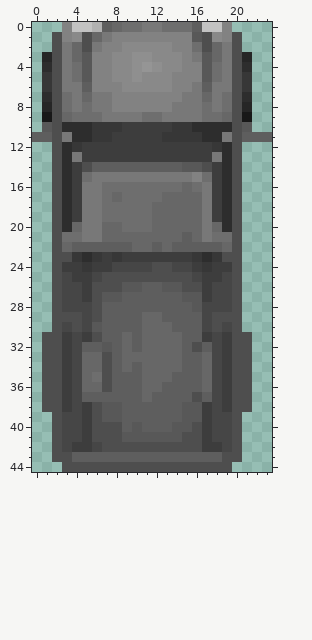
One commit to this pixel-art sprite: Racers Plus/sprites/spr_truck/a06054f5-af74-49b0-911a-7d9f4e9e17b9.png. The picture above was drawn from the file before the commit.
The file is 24x45 pixels. Colours within 5 levels of each other are drawn and written as one.
Now the later version:
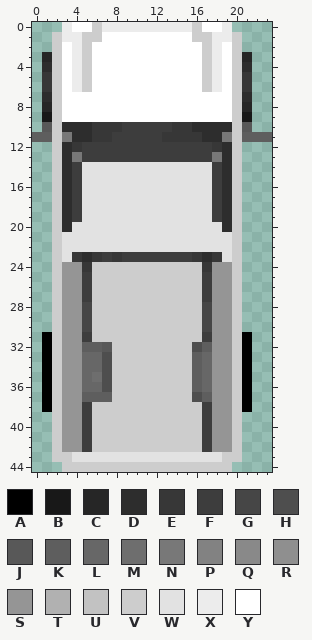
Palette (. is transparent): A #000000  B #181818  C #262626  D #2d2d2d  E #373737  F #3d3d3d  G #464646  H #4e4e4e  J #585858  K #5e5e5e  L #676767  M #6e6e6e  N #787878  P #828282  Q #898989  R #8f8f8f  S #959595  T #b1b1b1  U #c2c2c2  V #cdcdcd  W #e2e2e2  X #ececec  Y #ffffff
Difference:
Changed rows in their new state; - is an unchanged pixel.
first column x 1:
 0 --XYYVXXXXXXXXXVYYX--
 1 -VXXVVYYYYYYYYYVVXXV-
 2 -VYXVYYYYYYYYYYYVXYV-
 3 -VYXVYYYYYYYYYYYVXYV-
 4 -VYXVYYYYYYYYYYYVXYV-
 5 -VYXVYYYYYYYYYYYVXYV-
 6 -VYXVYYYYYYYYYYYVXYV-
 7 -VYYYYYYYYYYYYYYYYYV-
 8 -VYYYYYYYYYYYYYYYYYV-
 9 -VYYYYYYYYYYYYYYYYYV-
10 -V-----------------V-
11 -V-----------------V-
12 -V-----------------V-
13 -V-----------------V-
14 -V--WWWWWWWWWWWWW--V-
15 -V--WWWWWWWWWWWWW--V-
16 -V--WWWWWWWWWWWWW--V-
17 -V--WWWWWWWWWWWWW--V-
18 -V--WWWWWWWWWWWWW--V-
19 -V--WWWWWWWWWWWWW--V-
20 -V-WWWWWWWWWWWWWWW-V-
21 -VWWWWWWWWWWWWWWWWWV-
22 -VWWWWWWWWWWWWWWWWWV-
23 -VW---------------WV-
24 -VSS-VVVVVVVVVVV-SSV-
25 -VSS-VVVVVVVVVVV-SSV-
26 -VSS-VVVVVVVVVVV-SSV-
27 -VSS-VVVVVVVVVVV-SSV-
28 -VSS-VVVVVVVVVVV-SSV-
29 -VSS-VVVVVVVVVVV-SSV-
30 -VSS-VVVVVVVVVVV-SSV-
31 AVSS-VVVVVVVVVVV-SSVA
32 AVSS---VVVVVVVV--SSVA
33 AVSS---VVVVVVVV--SSVA
34 AVSS---VVVVVVVV--SSVA
35 AVSS---VVVVVVVV--SSVA
36 AVSS---VVVVVVVV--SSVA
37 AVSS---VVVVVVVV--SSVA
38 AVSS-VVVVVVVVVVV-SSVA
39 -VSS-VVVVVVVVVVV-SSV-
40 -VSS-VVVVVVVVVVV-SSV-
41 -VSS-VVVVVVVVVVV-SSV-
42 -VSS-VVVVVVVVVVV-SSV-
43 -VVWWWWWWWWWWWWWWWVV-
44 --VVVVVVVVVVVVVVVVV--
